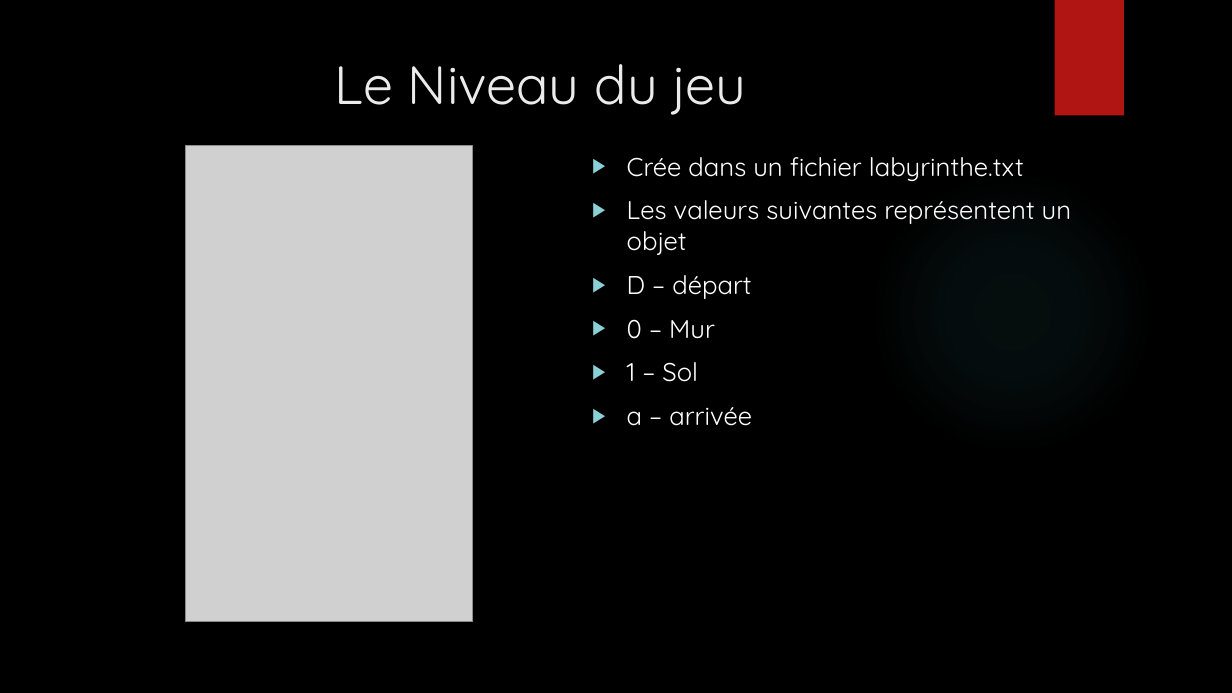
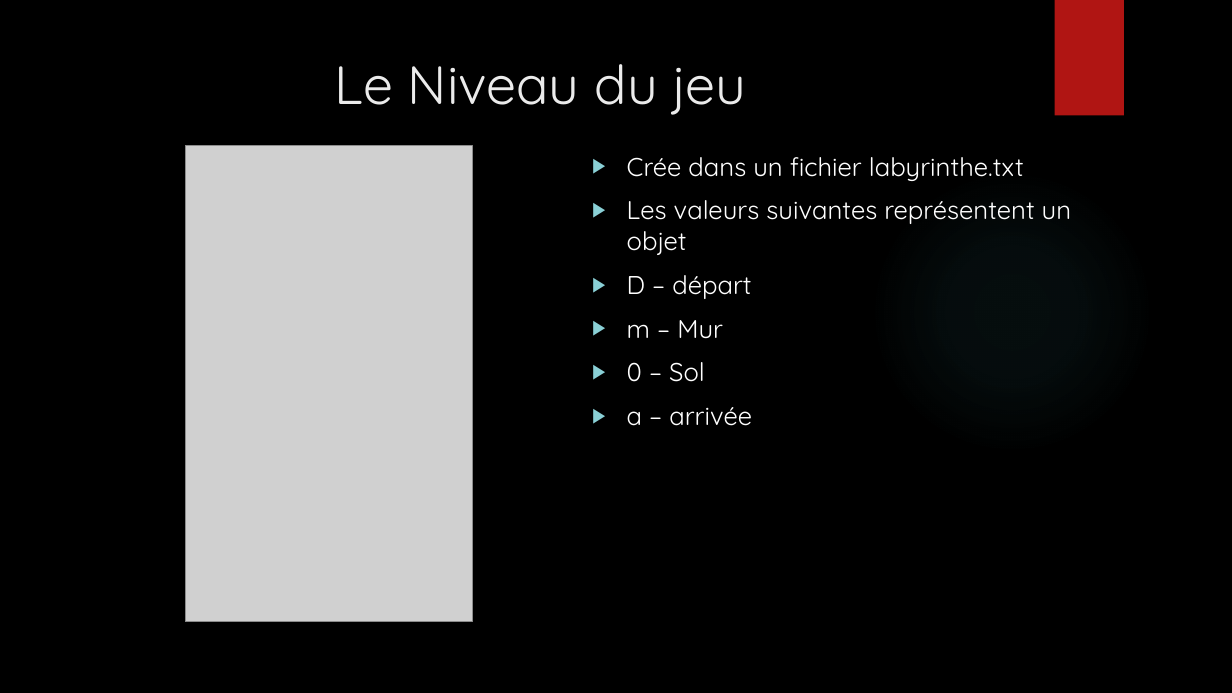
Before and after one commit to stan-dimitrov/Aidez-MacGyver-a-s-echapper, a slide deck: slide 8 of Aidez à Mac Gyver à s’échapper!!!.pptx. Drawn at 1232x693 pixels with LibreOffice and Linux fonts; fonts in the diff are those of the drawing; grey boxes stand for pictures; background and template pictures are left out. Boxes give left, top, right and bottom in pixels: in the first picture for what was removed or moved away, otherwise in the second. Text is boxed around its words. In the diff, an @@ line names an element or a change of style, - is before the commit and + after.

```diff
--- a/Aidez à Mac Gyver à s’échapper!!!.pptx
+++ b/Aidez à Mac Gyver à s’échapper!!!.pptx
@@ text at (627, 320, 723, 382): text changed @@
-▶ 0 – Mur
-▶ 1 – Sol
+▶ m – Mur
+▶ 0 – Sol
```
